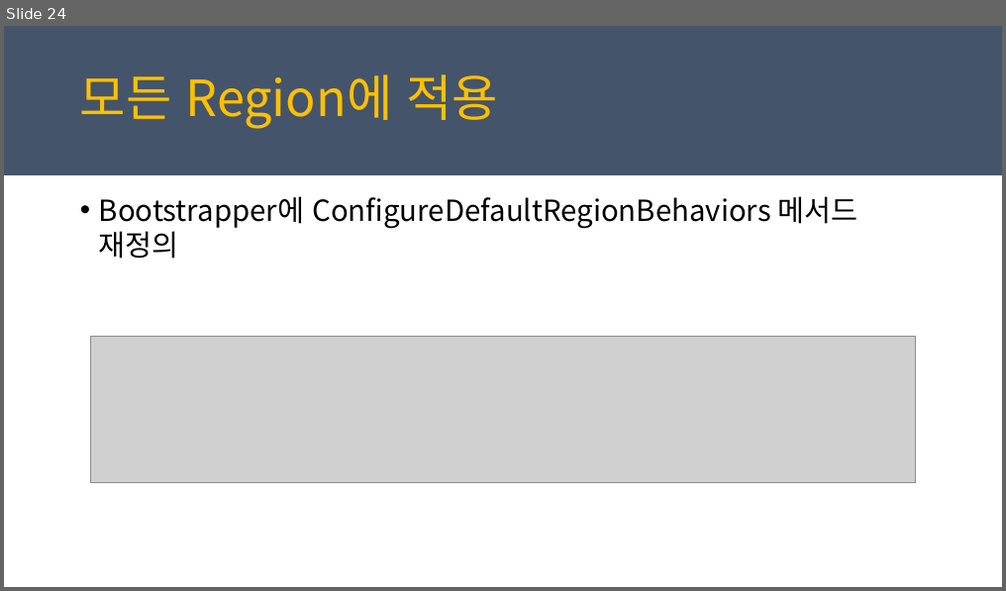
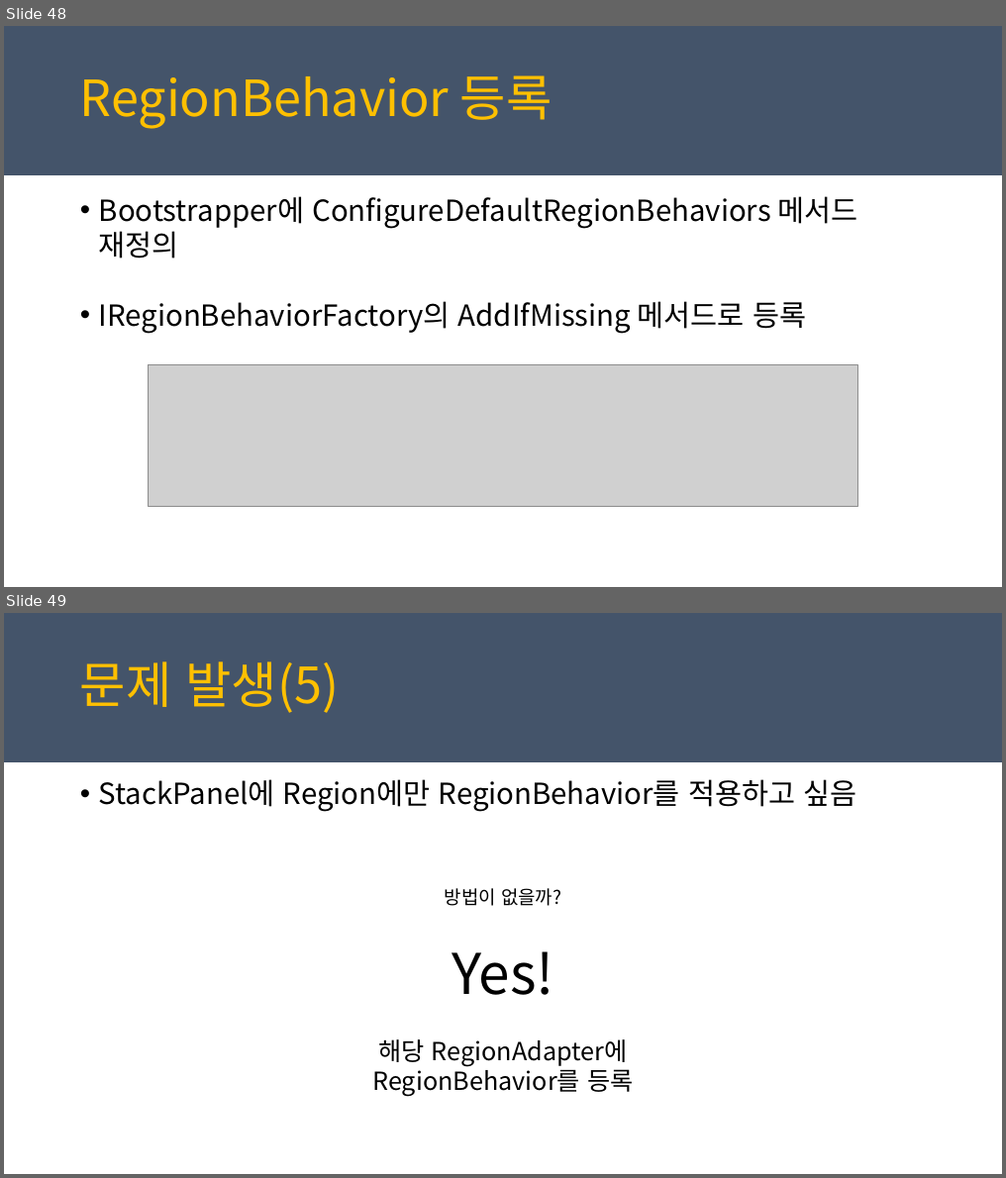
Before and after one commit to juniair/Summary-PPT, a slide deck: PRISM_최종.pptx. Shown one above the other, each under a label of ours: slide 24 before the commit, slides 48 and 49 after it. The pictures are 1006x591 and 1006x1178 pixels, drawn with LibreOffice and Linux fonts; fonts in the diff are those of the drawing; grey boxes stand for pictures. Boxes give left, top, right and bottom in pixels: in the first picture for what was removed or moved away, otherwise in the second. Text is boxed around its words. In the diff, an @@ line names an element or a change of style, - is before the commit and + after.

```diff
--- a/PRISM_최종.pptx
+++ b/PRISM_최종.pptx
@@ slide 49 added at (4,613,1002,1174), background #FFFFFF; not listed: 1 template element that a slide beside it also shows @@
@@ text added at (80,662,340,713), 48 pt, text #FFC000 @@
+문제 발생(5)
@@ text added at (99,779,856,812), 28 pt, text #000000 @@
+• StackPanel에 Region에만 RegionBehavior를 적용하고 싶음
@@ text added at (373,888,633,1097), 24 pt, text #000000 @@
+방법이 없을까?
+Yes!
+해당 RegionAdapter에
+RegionBehavior를 등록
@@ what was slide 24 is now slide 48 @@
@@ slide 48 changed as well @@
@@ text at (80,76,552,129): text changed @@
-모든 Region에 적용
+RegionBehavior 등록
@@ text at (99,301,806,334): paragraph added @@
+• IRegionBehaviorFactory의 AddIfMissing 메서드로 등록
@@ picture: place and size @@
-picture at (91,336,916,483)
+picture at (149,366,857,507)
```
Also in this commit, not shown: 6 other slides changed, 27 other slides added, 3 slides removed, 3 other files.
